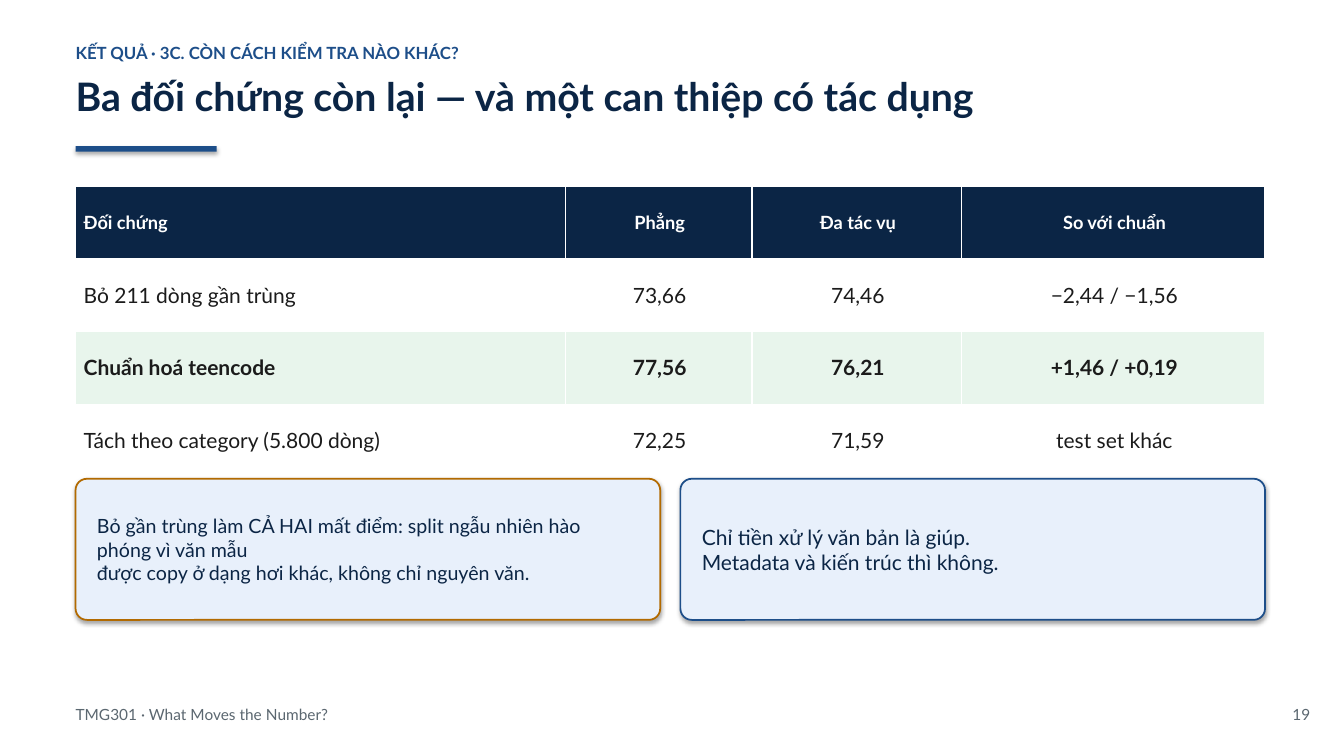
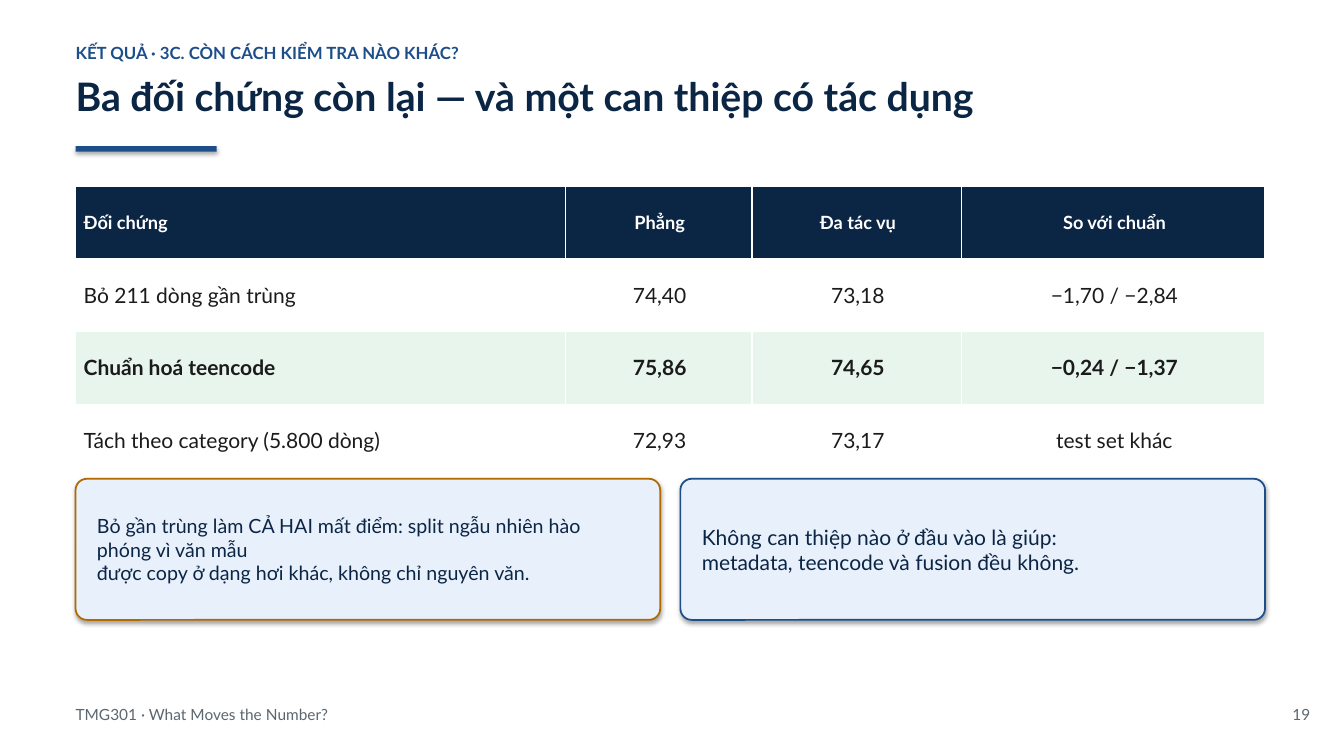
Before and after one commit to PhanBaSongToan/what-moves-the-number, a slide deck: slide 20 of slides/TMG301_What_Moves_the_Number.pptx. Drawn at 1344x756 pixels with LibreOffice and Linux fonts; fonts in the diff are those of the drawing. Boxes give left, top, right and bottom in pixels: in the first picture for what was removed or moved away, otherwise in the second. Text is boxed around its words. In the diff, an @@ line names an element or a change of style, - is before the commit and + after.

```diff
--- a/slides/TMG301_What_Moves_the_Number.pptx
+++ b/slides/TMG301_What_Moves_the_Number.pptx
@@ table at (76,187,1265,477) @@
-row 2: Bỏ 211 dòng gần trùng | 73,66 | 74,46 | −2,44 / −1,56
+row 2: Bỏ 211 dòng gần trùng | 74,40 | 73,18 | −1,70 / −2,84
-row 3: Chuẩn hoá teencode | 77,56 | 76,21 | +1,46 / +0,19
+row 3: Chuẩn hoá teencode | 75,86 | 74,65 | −0,24 / −1,37
-row 4, column 2: 72,25
+row 4, column 2: 72,93
-row 4, column 3: 71,59
+row 4, column 3: 73,17
@@ text in rounded rectangle at (702,528,1079,574): text changed @@
-Chỉ tiền xử lý văn bản là giúp.
-Metadata và kiến trúc thì không.
+Không can thiệp nào ở đầu vào là giúp:
+metadata, teencode và fusion đều không.
```
Also in this commit, not shown: 2 other slides changed, 1 other file.
